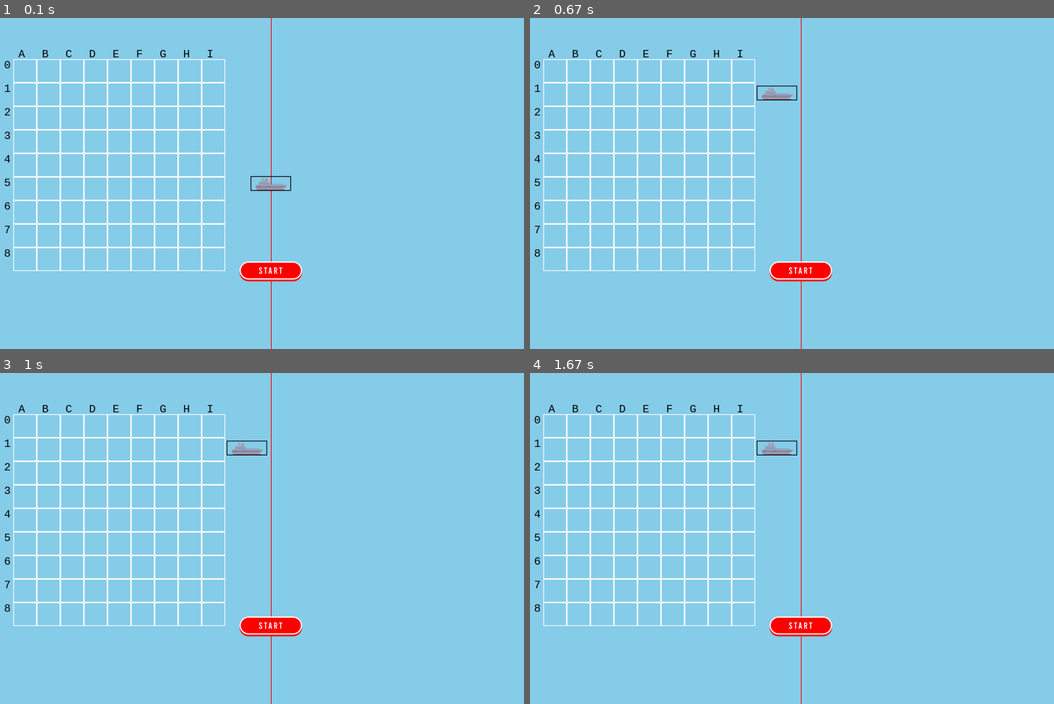
Above: before the commit, frames 1-4 (two rows, left to right).
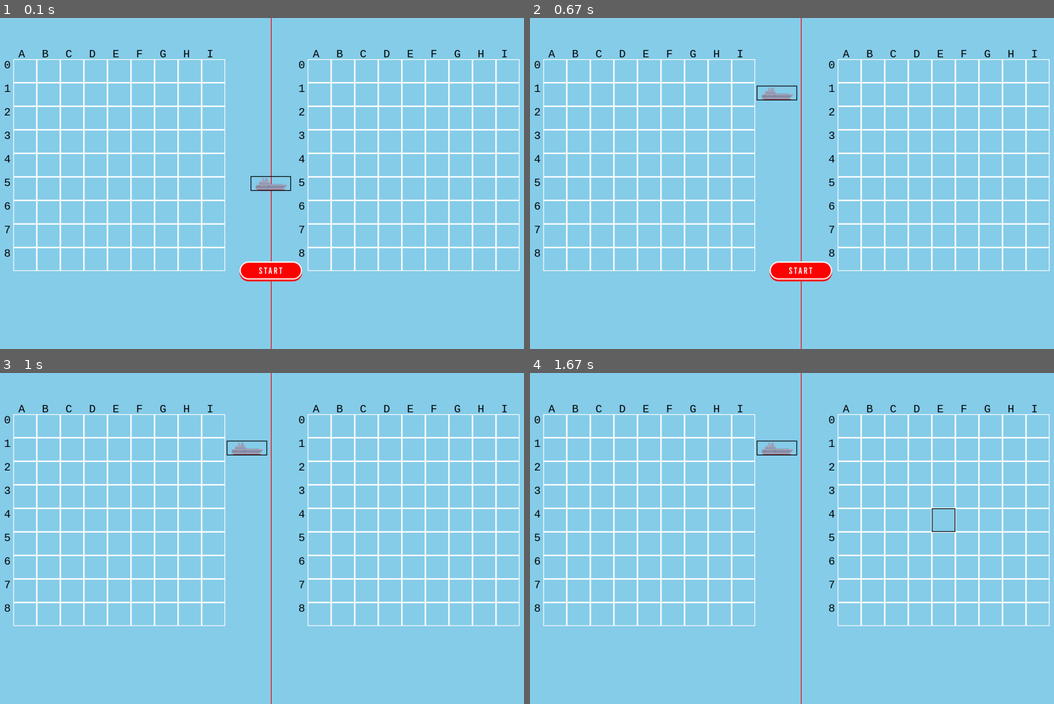
Above: after the commit, the same moments.

Repository: franciapparelli/battleship-pygame
Game: pygame game, started from app/main.py
The game is run twice, just before and just after one commit, with the same random seed, the same clock (stepped at 60 frames per second) and the same inputs.
Inputs (mouse positions are in pixels of both pictures, inside the frame that each line leads up to):
- Up to frame 1 (0.1 s): no input
- Up to frame 2 (0.67 s): press the mouse at (802, 183) at 0.37 s; move the mouse to (786, 137) at 0.47 s; release the mouse at (776, 94) at 0.6 s
- Up to frame 3 (1 s): press the mouse at (272, 627) at 0.7 s; move the mouse to (293, 617) at 0.8 s; release the mouse at (314, 608) at 0.93 s
- Up to frame 4 (1.67 s): press the mouse at (933, 508) at 1.03 s; move the mouse to (975, 584) at 1.13 s; release the mouse at (1022, 664) at 1.27 s

The runs differ from the first frame. In frame 1, 4.3% of the frame differs, in the area x 56-100%, y 9-77%; in frame 2, 4.3%; in frame 3, 5.0%, in the area x 45-100%, y 9-80%; in frame 4, 5.0%.

Commit message:
computer grid added

Diff:
--- a/app/funciones.py
+++ b/app/funciones.py
@@ -1,6 +1,5 @@
 import random
-import os
-import pygame
+import random
 
 # Funcion para inicilizar matrices que luego seran modificadas para mostrar por consola
 def inicializar_matriz():
@@ -43,6 +42,7 @@
             for i in range(m):
                 matriz[fila][columna + i] = "X"
         n -= 1
+        es_valido = False
     return matriz
 
 # Funcion de validacion de los barcos de la computadora antes que se coloquen
@@ -93,6 +93,8 @@
         barco1 = input("Ingrese las coordenadas iniciales y finales para colocar su barco (Ejemplo: A1 A4) '\n' Barco 1 (4 celdas):")
         barco1 = separar_coordenadas(barco1)
     print("Barcos colocados correctamente.")
+    print(mostrar_tablero(matriz_jugador))
+
 
     barco2 = input("Ingrese las coordenadas iniciales y finales para colocar su barco (Ejemplo: A1 A4) '\n' Barco 2 (3 celdas):")
     barco2 = separar_coordenadas(barco2)
@@ -100,7 +102,8 @@
         print("Las coordenadas ingresadas no son válidas!!")
         barco2 = input("Ingrese las coordenadas iniciales y finales para colocar su barco (Ejemplo: A1 A4) '\n' Barco 2 (3 celdas):")
         barco2 = separar_coordenadas(barco2)
-
+    print("Barcos colocados correctamente.")
+    print(mostrar_tablero(matriz_jugador))
 
     barco3 = input("Ingrese las coordenadas iniciales y finales para colocar su barco (Ejemplo: A1 A4) '\n' Barco 3 (3 celdas):")
     barco3 = separar_coordenadas(barco3)
@@ -108,7 +111,8 @@
         print("Las coordenadas ingresadas no son válidas!!")
         barco3 = input("Ingrese las coordenadas iniciales y finales para colocar su barco (Ejemplo: A1 A4) '\n' Barco 3 (3 celdas):")
         barco3 = separar_coordenadas(barco3)
-
+    print("Barcos colocados correctamente.")
+    print(mostrar_tablero(matriz_jugador))
 
     barco4 = input("Ingrese las coordenadas iniciales y finales para colocar su barco (Ejemplo: A1 A4) '\n' Barco 4 (2 celdas):")
     barco4 = separar_coordenadas(barco4)
@@ -116,7 +120,8 @@
         print("Las coordenadas ingresadas no son válidas!!")
         barco4 = input("Ingrese las coordenadas iniciales y finales para colocar su barco (Ejemplo: A1 A4) '\n' Barco 4 (2 celdas):")
         barco4 = separar_coordenadas(barco4)
-
+    print("Barcos colocados correctamente.")
+    print(mostrar_tablero(matriz_jugador))
 
     return matriz_jugador
 
--- a/app/main.py
+++ b/app/main.py
@@ -22,15 +22,17 @@
 GRID_NODE_WIDTH = WIDTH // 25
 GRID_NODE_HEIGHT = WIDTH // 25
 
+
 def draw_window():
     SCREEN.fill(LIGHT_BLUE)
     pygame.draw.rect(SCREEN, (255, 0, 0), [WIDTH / 2, 0, 2, WIDTH])
 
+
 def create_crew(x, y, color):
     pygame.draw.rect(SCREEN, color, [x, y, GRID_NODE_WIDTH, GRID_NODE_HEIGHT], 2)
 
 
-def visualize_grid(matrix):
+def visualize_grid_player(matrix):
     y = HEIGHT // 8  # we start at the top of the screen
     x = WIDTH // 16 + 14
     myfont = pygame.font.SysFont("monospace", 30)
@@ -58,6 +60,36 @@
             x += GRID_NODE_WIDTH  # for every item/number in that row we move one "step" to the right
         y += GRID_NODE_HEIGHT  # for every new row we move one "step" downwards
 
+
+def visualize_grid_computer(matrix):
+    y = HEIGHT // 8  # we start at the top of the screen
+    x = WIDTH // 16 + 14 + WIDTH // 2
+    myfont = pygame.font.SysFont("monospace", 30)
+    for letter in LETTERS:
+        label = myfont.render(letter, 2, BLACK)
+        SCREEN.blit(label, (x, y - 30))
+        x += GRID_NODE_WIDTH
+    counter = 0
+    for row in matrix:
+        x = WIDTH // 16 - 25 + WIDTH // 2 # for every row we start at the left of the screen again
+        label = myfont.render(str(counter), 1, BLACK)
+        counter += 1
+        SCREEN.blit(label, (x, y))
+        x = WIDTH // 16 + WIDTH // 2
+        for item in row:
+            if item == "-":
+                create_crew(x, y, (255, 255, 255))
+            elif item == "H":
+                create_crew(x, y, (0, 255, 0))
+            elif item == "F":
+                create_crew(x, y, (255, 0, 0))
+            else:
+                create_crew(x, y, (0, 0, 0))
+
+            x += GRID_NODE_WIDTH  # for every item/number in that row we move one "step" to the right
+        y += GRID_NODE_HEIGHT  # for every new row we move one "step" downwards
+
+"""
 def validate_ship_placement(matrix):
     # Define the ship sizes and their counts
     ship_sizes = {'Aircraft Carrier': 5, 'Battleship': 4, 'Cruiser': 3, 'Submarine': 3, 'Destroyer': 2}
@@ -111,13 +143,16 @@
 
     # All checks passed, ship placement is valid
     return True
+"""
 
 
 def main():
     pygame.init()
     clock = pygame.time.Clock()
     running = True
-    matrix = inicializar_matriz()
+    player_matrix = inicializar_matriz()
+    computer_matrix = inicializar_matriz_computadora()
+    visible_computer_matrix = inicializar_matriz()
     moving = False
     ships_placing_phase = True
     attacking_phase = False
@@ -134,9 +169,11 @@
                     if rect.collidepoint(event.pos):
                         moving = True
                     if rect_start.collidepoint(event.pos):
-                        if validate_ship_placement(matrix):
-                            ships_placing_phase = False
-                            attacking_phase = True
+                        # if validate_ship_placement(player_matrix):
+                        #     ships_placing_phase = False
+                        ships_placing_phase = False
+                        attacking_phase = True
+                        START_BUTTON.fill((255,255,255,0))
 
             elif event.type == pygame.MOUSEBUTTONUP and ships_placing_phase:
                 moving = False
@@ -158,36 +195,51 @@
                     for item in range(9):
                         if (row == first_node_y and item == first_node_x) or (
                             row == second_node_y and item == second_node_x
+                        ):
+                            if (
+                                first_node_x <= 8
+                                and first_node_x >= 0
+                                and first_node_y <= 8
+                                and first_node_y >= 0
+                                and first_node_x == second_node_x
+                                or first_node_y == second_node_y
+                                and second_node_x - first_node_x == 1
                             ):
-                            if first_node_x <= 8 and first_node_x >= 0 and first_node_y <= 8 and first_node_y >= 0 and first_node_x == second_node_x or first_node_y == second_node_y and second_node_x - first_node_x == 1:
-                                matrix[row][item] = "H"
+                                player_matrix[row][item] = "H"
                             else:
-                                matrix[row][item] = "F"
-                        else:
-                            matrix[row][item] = "-"
+                                player_matrix[row][item] = "F"
+                        else:
+                            player_matrix[row][item] = "-"
             elif event.type == pygame.MOUSEBUTTONDOWN and attacking_phase:
+                player_attacking_phase = True
+                computer_attacking_phase = False
                 if event.button == 1:  # 1 representa el clic izquierdo del mouse
                     # Obtener la posición del clic del mouse
                     x, y = pygame.mouse.get_pos()
 
                     # Calcular la celda en la que se hizo clic
-                    column_click = (x - (WIDTH // 16)) // GRID_NODE_WIDTH
+                    column_click = (x - (WIDTH // 16 + WIDTH // 2)) // GRID_NODE_WIDTH
                     row_click = (y - (HEIGHT // 8)) // GRID_NODE_HEIGHT
-                    print(f"{column_click} - {row_click}")
                     if (
-                    row_click <= 8
-                    and row_click >= 0
-                    and column_click <= 8
-                    and column_click >= 0
+                        row_click <= 8
+                        and row_click >= 0
+                        and column_click <= 8
+                        and column_click >= 0
                     ):
-                        matrix[row_click][column_click] = "T"
+                        if player_attacking_phase:
+                            if computer_matrix[row_click][column_click] == "X":
+                                visible_computer_matrix[row_click][column_click] = "T"
+                        else:
+                            computer_matrix[row_click][column_click] = "T"
 
         draw_window()
-        visualize_grid(matrix)
+        visualize_grid_player(player_matrix)
+        visualize_grid_computer(visible_computer_matrix)
         SCREEN.blit(CREW_IMG, rect)
         SCREEN.blit(START_BUTTON, rect_start)
         pygame.draw.rect(SCREEN, BLACK, rect, 2)
         pygame.display.update()
 
+
 if __name__ == "__main__":
     main()
